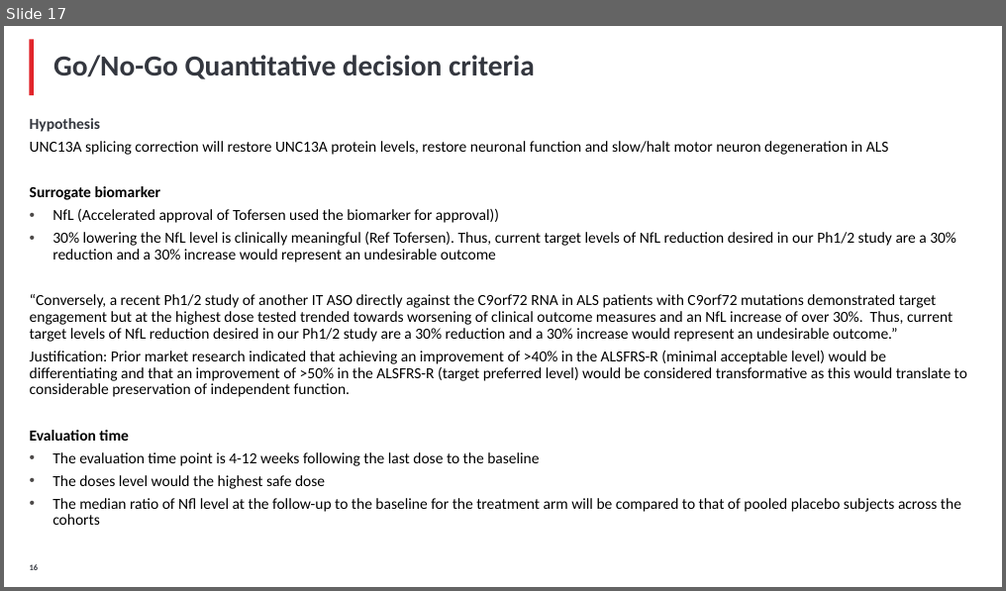
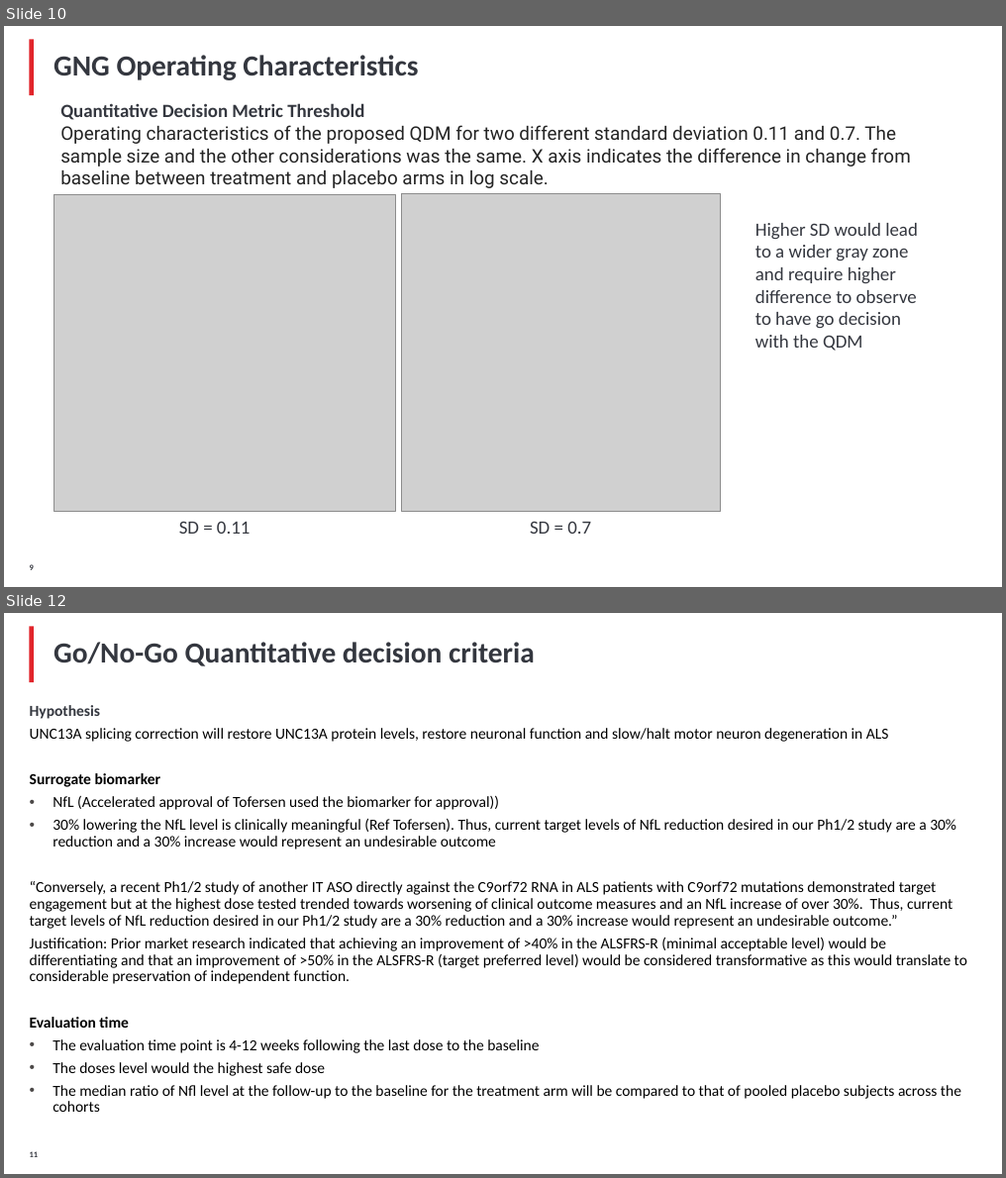
Before and after one commit to YushufSharker/ALS, a slide deck: OutputDocuments/ALS_Slide_deck_STAT.pptx. Shown one above the other, each under a label of ours: slide 17 before the commit, slides 10 and 12 after it; the slides between them are not shown. The pictures are 1006x591 and 1006x1178 pixels, drawn with LibreOffice and Linux fonts; fonts in the diff are those of the drawing; grey boxes stand for pictures; background and template pictures are left out. Boxes give left, top, right and bottom in pixels: in the first picture for what was removed or moved away, otherwise in the second. Text is boxed around its words. In the diff, an @@ line names an element or a change of style, - is before the commit and + after.

```diff
--- a/OutputDocuments/ALS_Slide_deck_STAT.pptx
+++ b/OutputDocuments/ALS_Slide_deck_STAT.pptx
@@ slide 10 added at (4, 26, 1002, 587), background #FFFFFF; not listed: 1 template element that a slide beside it also shows @@
@@ title added at (54, 55, 418, 80), 28 pt, text #34373F, bold @@
+GNG Operating Characteristics
@@ text added at (60, 103, 911, 188), 18 pt, text #242424 @@
+Quantitative Decision Metric Threshold
+Operating characteristics of the proposed QDM for two different standard deviation 0.11 and 0.7. The sample size and the other considerations was the same. X axis indicates the difference in change from baseline between treatment and placebo arms in log scale.
@@ picture added at (54, 194, 395, 511) @@
@@ picture added at (402, 194, 721, 513) @@
@@ text added at (755, 223, 918, 351), 18 pt, text #34373F @@
+Higher SD would lead to a wider gray zone and require higher difference to observe to have go decision with the QDM
@@ text added at (179, 521, 250, 534), 18 pt, text #34373F @@
+SD = 0.11
@@ text added at (530, 521, 591, 534), 18 pt, text #34373F @@
+SD = 0.7
@@ page number added at (30, 565, 34, 570), 8 pt, text #34373F, bold @@
+9
@@ what was slide 17 is now slide 12 @@
```
Also in this commit, not shown: 8 slides changed, 5 other slides added, 13 slides removed, 2 other files.
